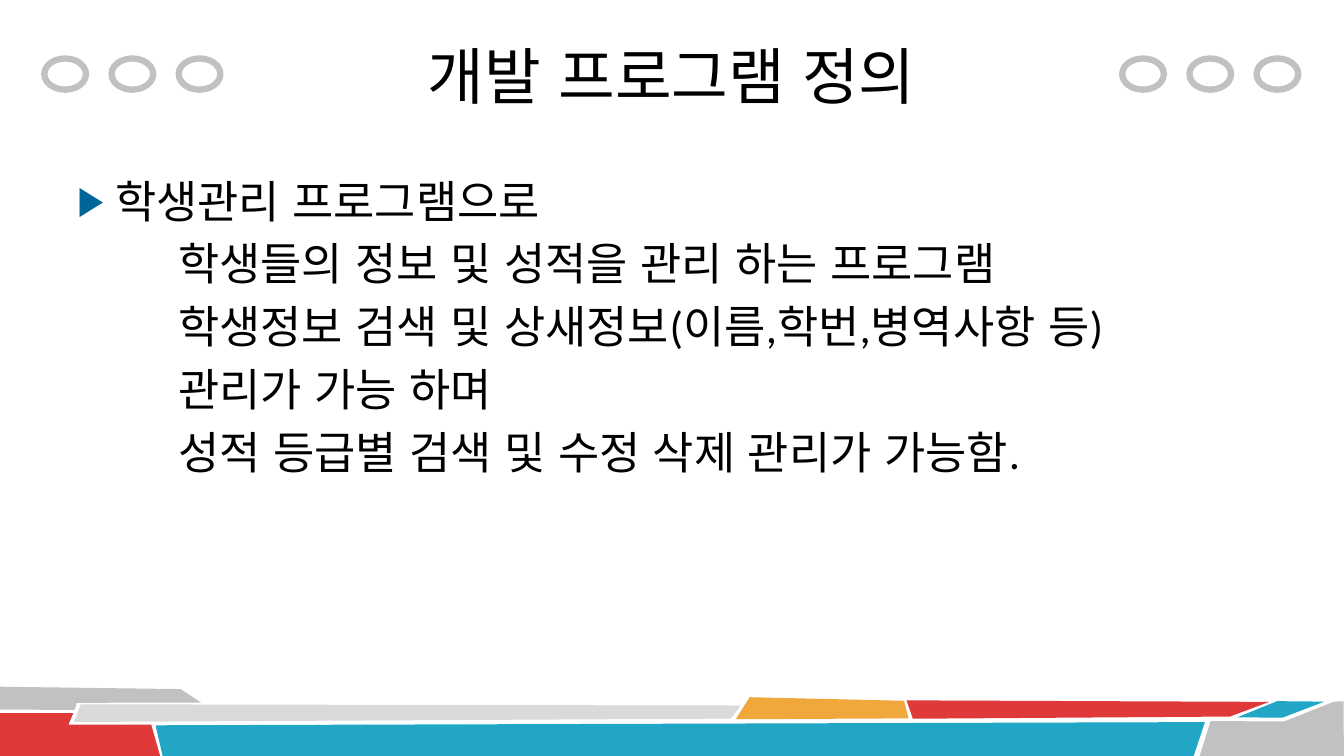
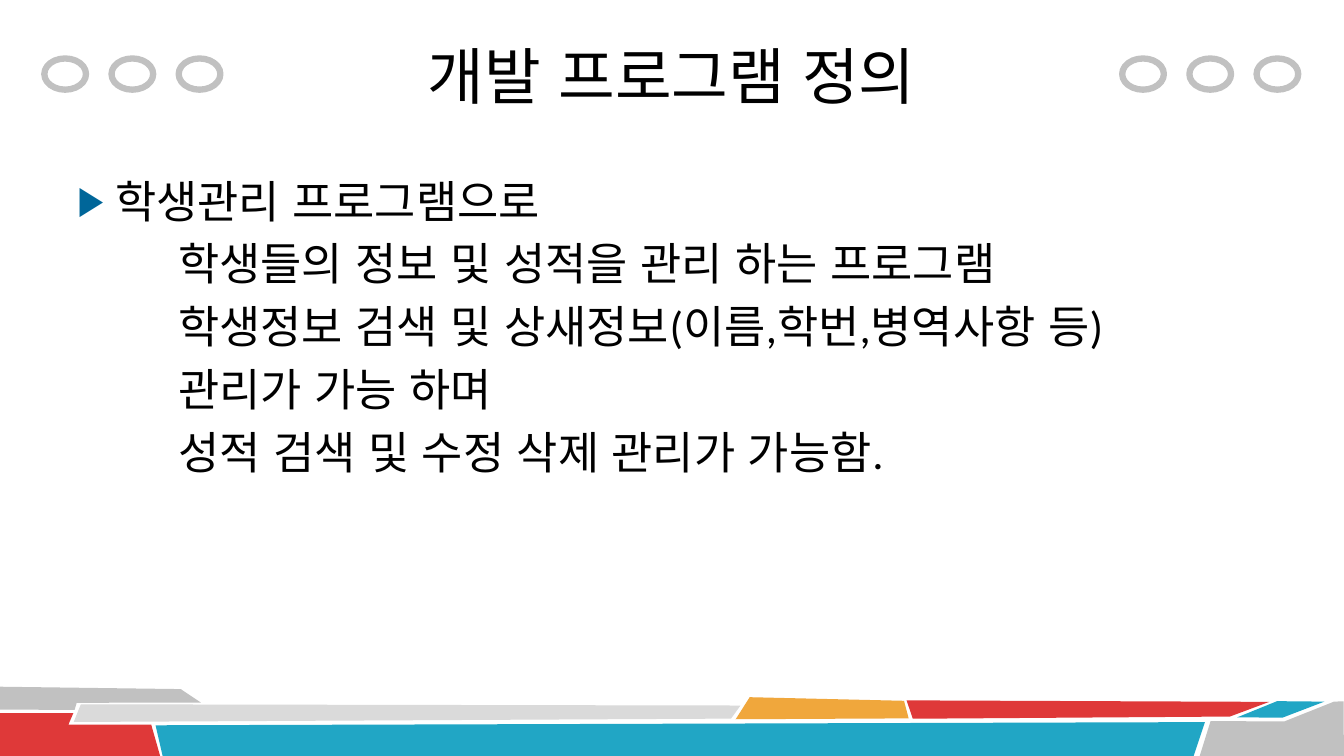
Before and after one commit to shinws9090/shin_student2, a slide deck: slide 3 of document/학생 관리 프로그램2.pptx. Drawn at 1344x756 pixels with LibreOffice and Linux fonts; fonts in the diff are those of the drawing. Boxes give left, top, right and bottom in pixels: in the first picture for what was removed or moved away, otherwise in the second. Text is boxed around its words. In the diff, an @@ line names an element or a change of style, - is before the commit and + after.

```diff
--- a/document/학생 관리 프로그램2.pptx
+++ b/document/학생 관리 프로그램2.pptx
@@ text at [178,431,884,473]: text changed @@
-성적 등급별 검색 및 수정 삭제 관리가 가능함.
+성적 검색 및 수정 삭제 관리가 가능함.
```
Also in this commit, not shown: 4 other slides changed, 4 slides added, 1 slide removed.
